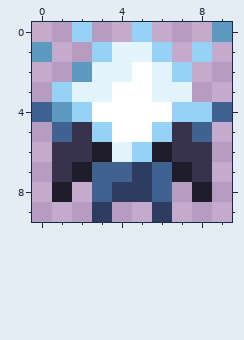
A pixel-art sprite gets an edit: files/ui_gfx/gui/badges/progress_worseenemies.png. Above: the version before the commit.
The file is 10x10 pixels.
New version:
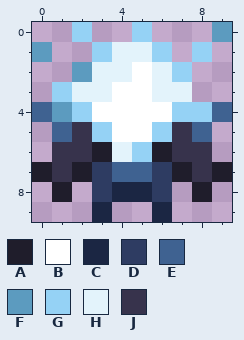
Palette (. is transparent): A #1f1d2b  B #ffffff  C #1b2643  D #2e3c62  E #3f6291  F #5c9bbf  G #95d2f5  H #e3f3fb  J #37334c
Diff:
y 7: x 0 . -> A; x 3 E -> D; x 5..6 DE -> ED; x 9 . -> A
y 8: x 3..6 EDDE -> DCCD
y 9: x 3 D -> C; x 6 D -> C
Changed places in both pictures, as pixel boxes (x1, y1, x2, y2):
changed: (32, 162, 232, 222)
